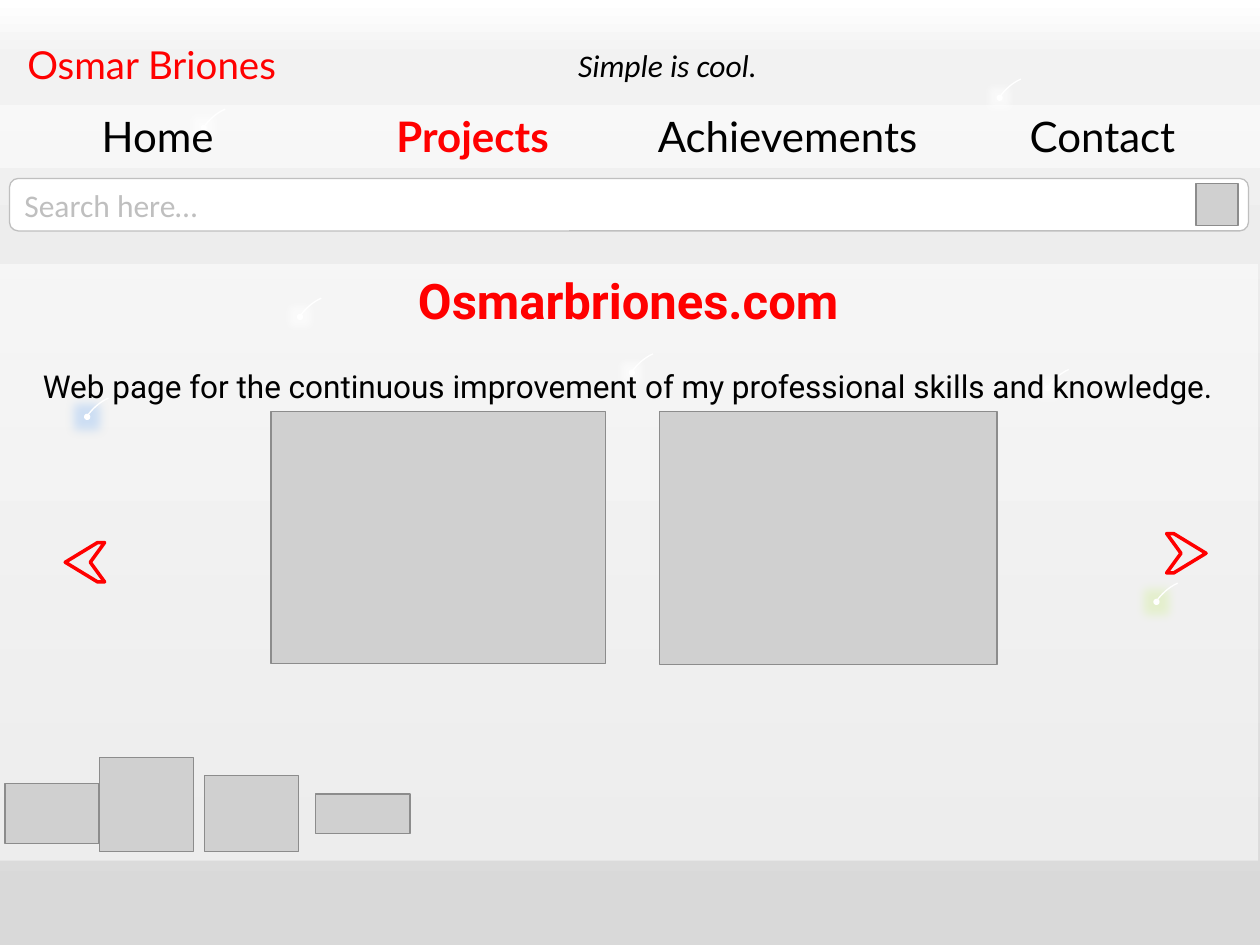
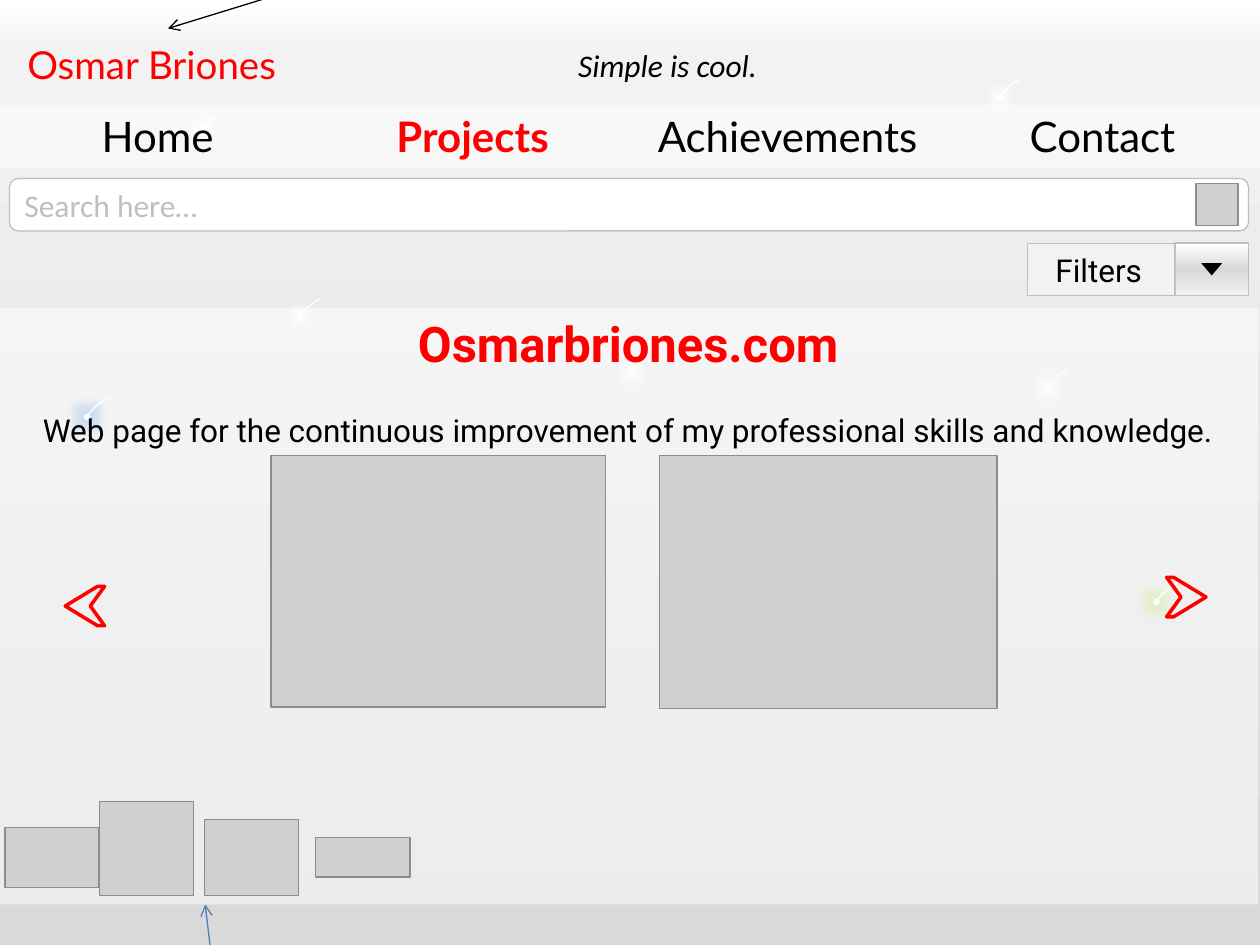
Before and after one commit to OsmarBriones/VidaS2, a slide deck: slide 2 of screens.pptx. Drawn at 1260x945 pixels with LibreOffice and Linux fonts; fonts in the diff are those of the drawing; grey boxes stand for pictures; background and template pictures are left out. Boxes give left, top, right and bottom in pixels: in the first picture for what was removed or moved away, otherwise in the second. Text is boxed around its words. In the diff, an @@ line names an element or a change of style, - is before the commit and + after.

```diff
--- a/screens.pptx
+++ b/screens.pptx
@@ arrow added from (465, 0) to (168, 29), #000000 0.75 pt @@
@@ group added at box(1028, 243, 1247, 296): 2 rectangles, 1 triangle, 1 text @@
+Filters
@@ 6 pictures, 2 freeform shapes, 1 text, 1 rectangle: place and size @@
-6 pictures, 2 freeform shapes, 1 text, 1 rectangle at box(0, 263, 1259, 861)
+6 pictures, 2 freeform shapes, 1 text, 1 rectangle at box(0, 307, 1259, 905)
@@ arrow added from (224, 945) to (205, 905), #4B7EBC 0.75 pt @@
```
Also in this commit, not shown: 4 slides added, 1 slide removed.
